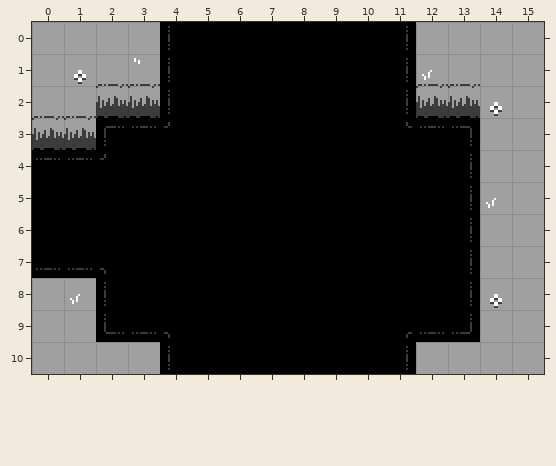
Tiled map -- art/rooms/GrassyTest_Standard_NSW.tmx. That is the earlier state.
Cells are 16x16 px. Shown: x 0..15, y 0..10.
After the commit:
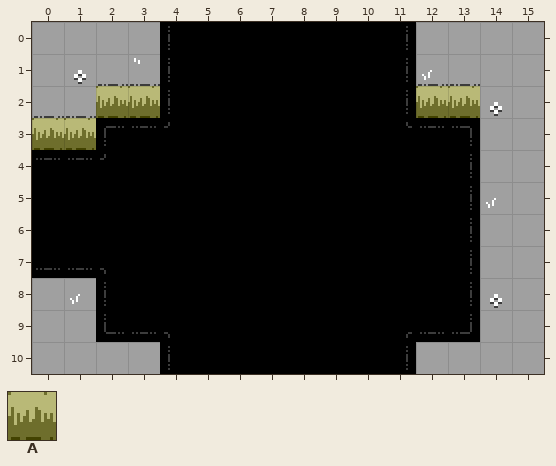
Key: from "Attributes": A 2.
_ is an empty cell, . an unchanged one.
Tiles of an added or newly shown layer are drawn over the layers below it.
See-through tiles are keyed as they look on the map.
The commit says: Do the multi-layer thing, add an attributes layer for rooms
The edit:
--- layer "Attributes" (added)
@@ x 0..13 @@
- 2 ..__........__
- 3 __............
+ 2 ..AA........AA
+ 3 AA............
